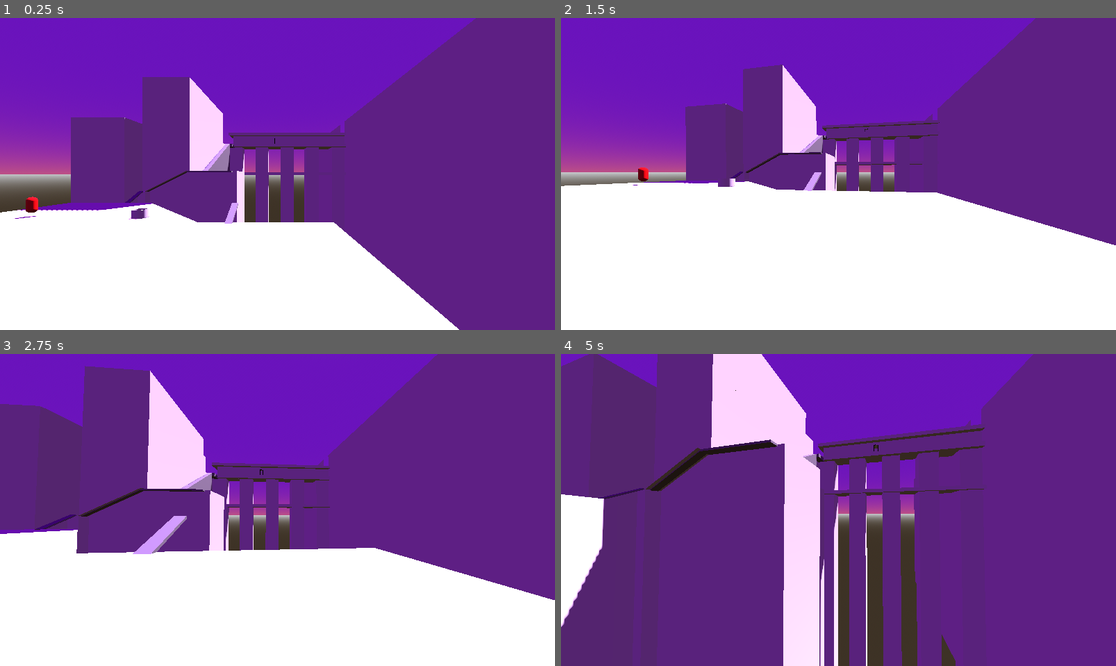
Above: before the commit, frames 1-4 (two rows, left to right).
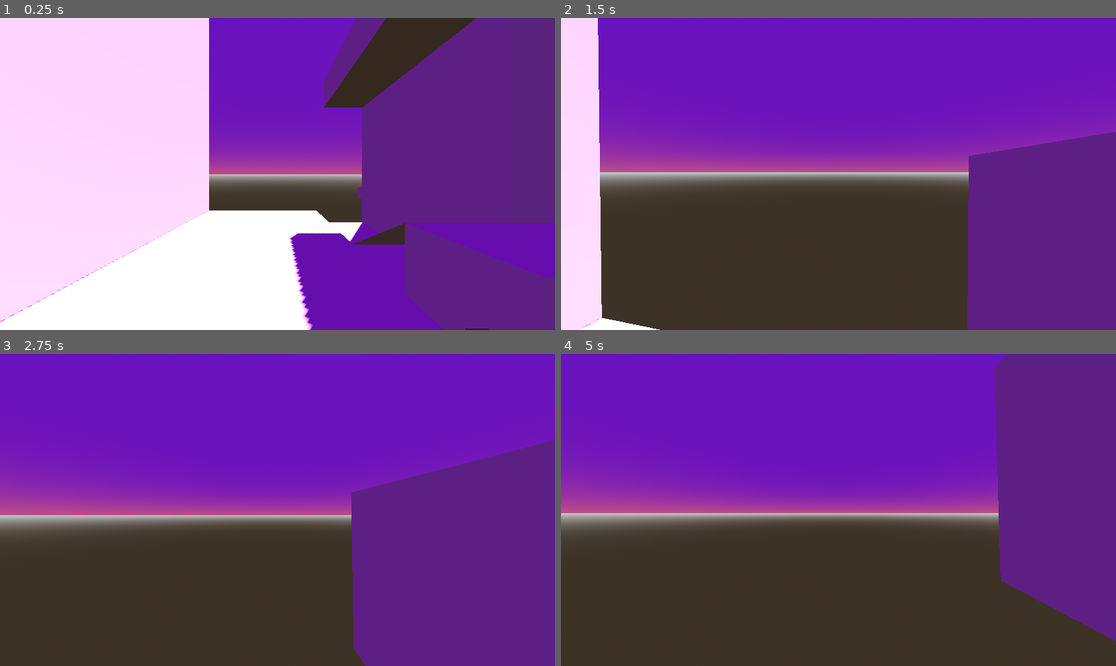
Above: after the commit, the same moments.

Repository: dughiboogie/godot-sandbox
Game: Godot game, scene res://Scenes/DarkSouls_Aqueduct.tscn
The game is run twice, just before and just after one commit, with the same random seed, the same clock (stepped at 60 frames per second) and the same inputs. The project has no main scene, so this scene is started directly.
Inputs (mouse positions are in pixels of both pictures, inside the frame that each line leads up to):
- Up to frame 1 (0.25 s): no input
- Up to frame 2 (1.5 s): move the mouse to (866, 174) at 0.52 s; hold Shift (sprint) 0.53-1.28 s; hold W (forward) from 0.53 s (still down); tap Space (jump) at 0.77 s; move the mouse to (810, 174) at 1.27 s; tap Shift (sprint) at 1.35 s
- Up to frame 3 (2.75 s): keep holding W (forward); tap Space (jump) at 1.52 s; move the mouse to (288, 503) at 2.02 s; hold Shift (sprint) from 2.03 s (still down)
- Up to frame 4 (5 s): keep holding W (forward); move the mouse to (832, 516) at 2.77 s; release Shift (sprint) at 2.78 s; tap Shift (sprint) at 2.85, 4.35 s; tap Space (jump) at 3.02, 3.77, 4.52 s; move the mouse to (877, 513) at 3.52 s; hold Shift (sprint) 3.53-4.28 s; move the mouse to (794, 506) at 4.27 s

The runs differ from the first frame. In frame 1, 50% of the frame differs, in the area x 0-100%, y 0-100%; in frame 2, 69%; in frame 3, 70%; in frame 4, 68%.

Commit message:
[ghouls-n-dungeons] Super basic stair stepping logic

Diff:
--- a/01_Prototypes/ghouls-n-dungeons/Scenes/DarkSouls_Aqueduct.tscn
+++ b/01_Prototypes/ghouls-n-dungeons/Scenes/DarkSouls_Aqueduct.tscn
@@ -28,7 +28,6 @@
 [sub_resource type="NavigationMesh" id="NavigationMesh_xtvgm"]
 vertices = PackedVector3Array(57.9011, 16.07, -43.4883, 58.1511, 16.07, -51.2383, 57.6511, 16.06, -51.4883, 46.1511, 16 …(9184 unchanged characters)…
 polygons = [PackedInt32Array(1, 0, 2), PackedInt32Array(2, 0, 4), PackedInt32Array(2, 4, 3), PackedInt32Array(7, 6, 5), …(6391 unchanged characters)…
-cell_height = 0.01
 agent_height = 2.0
 
 [sub_resource type="BoxMesh" id="BoxMesh_aqxej"]
@@ -47,7 +46,7 @@
 environment = SubResource("Environment_gk65a")
 
 [node name="Player" parent="." instance=ExtResource("1_ut346")]
-transform = Transform3D(1, 0, 0, 0, 1, 0, 0, 0, 1, 19.0427, 0, 39.8165)
+transform = Transform3D(1, 0, 0, 0, 1, 0, 0, 0, 1, -1.4962, 12, -33.8744)
 
 [node name="Lighting" type="Node3D" parent="."]
 visible = false
--- a/01_Prototypes/ghouls-n-dungeons/Scenes/Prefabs/player.tscn
+++ b/01_Prototypes/ghouls-n-dungeons/Scenes/Prefabs/player.tscn
@@ -25,12 +25,12 @@
 
 [node name="WallDetectionRayCast3D" type="RayCast3D" parent="Head"]
 transform = Transform3D(-4.37114e-08, 0, 1, 0, 1, 0, -1, 0, -4.37114e-08, 0, -1, 0)
-target_position = Vector3(0.7, 0, 0)
+target_position = Vector3(0.6, 0, 0)
 debug_shape_custom_color = Color(1, 1, 0, 1)
 debug_shape_thickness = 5
 
 [node name="StepDetectionRayCast3D" type="RayCast3D" parent="Head"]
 transform = Transform3D(-4.37114e-08, 0, 1, 0, 1, 0, -1, 0, -4.37114e-08, 0, -1.5, 0)
-target_position = Vector3(0.6, 0, 0)
+target_position = Vector3(0.5, 0, 0)
 debug_shape_custom_color = Color(1, 1, 0, 1)
 debug_shape_thickness = 5
--- a/01_Prototypes/ghouls-n-dungeons/Scripts/Player.gd
+++ b/01_Prototypes/ghouls-n-dungeons/Scripts/Player.gd
@@ -20,6 +20,8 @@
 
 @onready var head = $Head
 @onready var camera = $Head/Camera3D
+@onready var wall_detection = $Head/WallDetectionRayCast3D
+@onready var step_detection = $Head/StepDetectionRayCast3D
 
 
 func _ready():
@@ -64,6 +66,11 @@
 		else:
 			velocity.x = lerp(velocity.x, direction.x * speed, delta * 7.0)
 			velocity.z = lerp(velocity.z, direction.z * speed, delta * 7.0)
+
+		# Handle stairs/steps
+		if step_detection.is_colliding() and not wall_detection.is_colliding():
+			velocity.y = 2
+
 	else:
 		velocity.x = lerp(velocity.x, direction.x * speed, delta * 3.0)
 		velocity.z = lerp(velocity.z, direction.z * speed, delta * 3.0)
